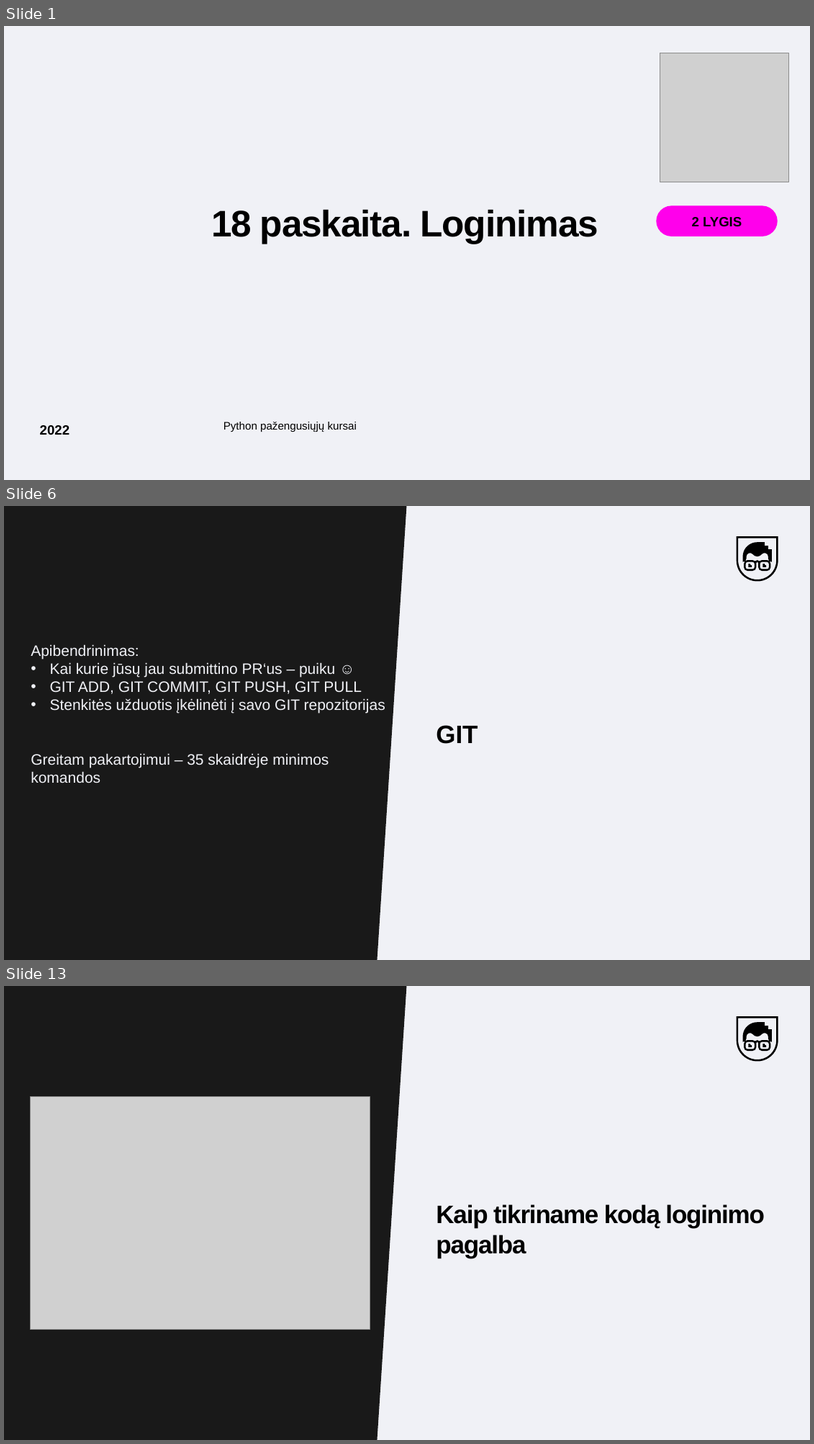
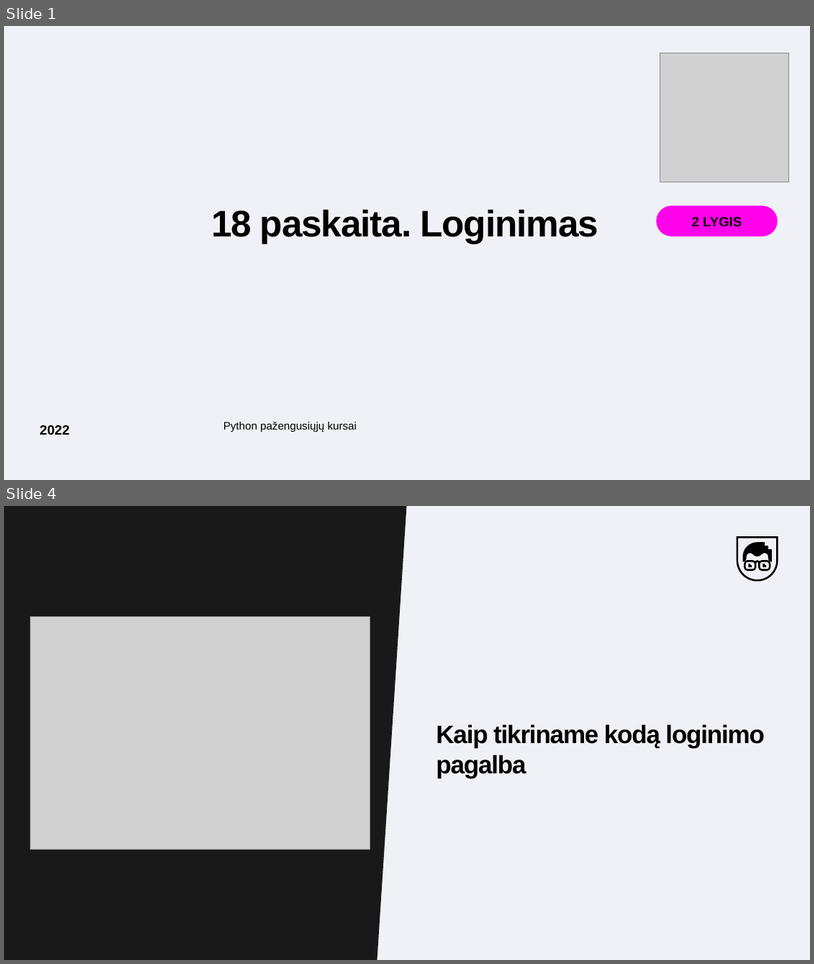
Before and after one commit to MantsSk/CA_Python, a slide deck: Skaidres-Medziaga/18_paskaita_Logginimas.pptx. Shown one above the other, each under a label of ours: slides 1, 6 and 13 before the commit, slides 1 and 4 after it; the slides between them are not shown. The pictures are 814x1444 and 814x964 pixels, drawn with LibreOffice and Linux fonts; fonts in the diff are those of the drawing; grey boxes stand for pictures; background and template pictures are left out. Boxes give left, top, right and bottom in pixels: in the first picture for what was removed or moved away, otherwise in the second. Text is boxed around its words. In the diff, an @@ line names an element or a change of style, - is before the commit and + after.

```diff
--- a/Skaidres-Medziaga/18_paskaita_Logginimas.pptx
+++ b/Skaidres-Medziaga/18_paskaita_Logginimas.pptx
@@ slide 6 removed at <box>4,506,810,960</box>, background #F0F1F6; not listed: 5 template elements that a slide beside it also shows @@
@@ text removed at <box>31,644,386,782</box> @@
-Apibendrinimas:
-• Kai kurie jūsų jau submittino PR‘us – puiku ☺
-• GIT ADD, GIT COMMIT, GIT PUSH, GIT PULL
-• Stenkitės užduotis įkėlinėti į savo GIT repozitorijas
-Greitam pakartojimui – 35 skaidrėje minimos komandos
@@ text removed at <box>436,725,478,744</box> @@
-GIT
@@ what was slide 13 is now slide 4 @@
```
Also in this commit, not shown: 8 slides changed, 8 other slides removed, 2 other files.
